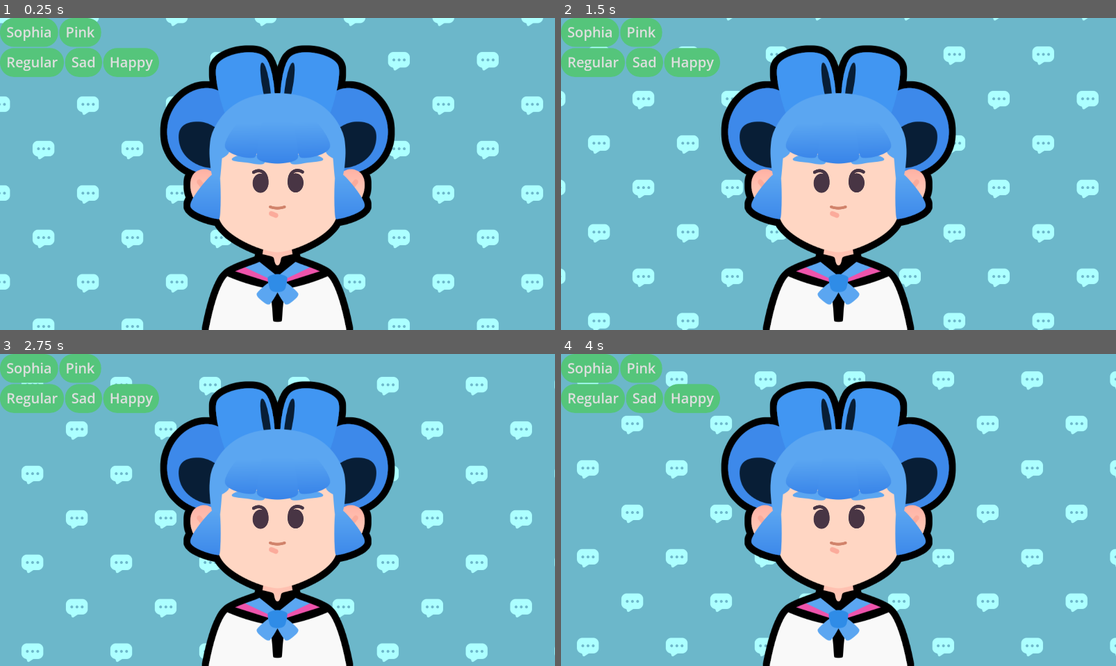
Above: before the commit, frames 1-4 (two rows, left to right).
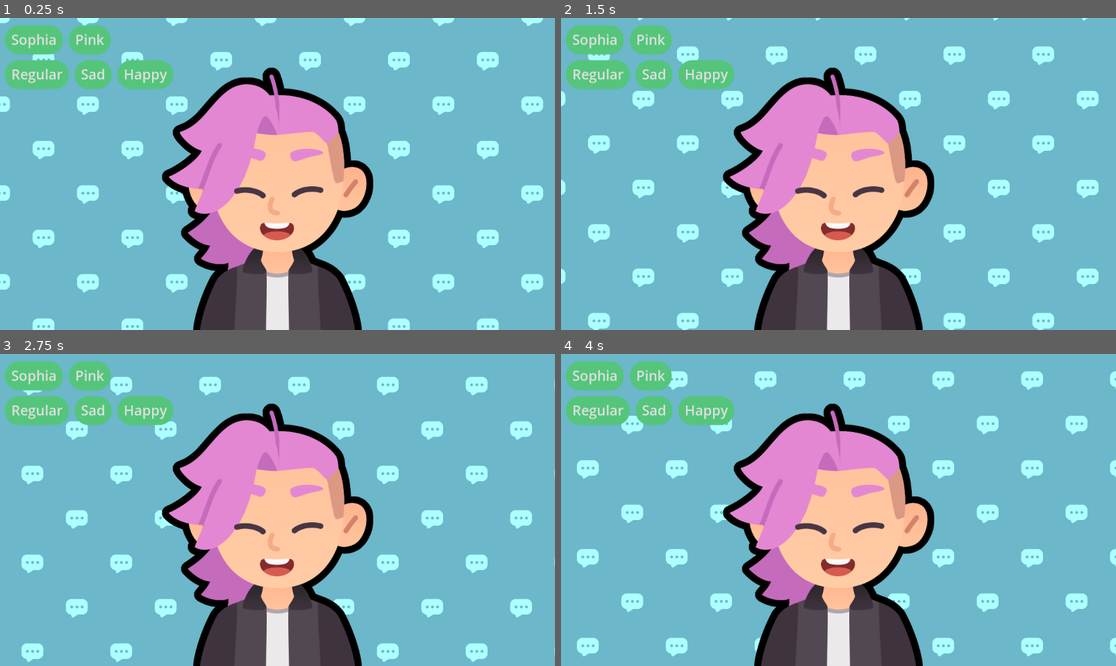
Above: after the commit, the same moments.

Repository: eddiespaget/M7-Telling-a-Story
Game: Godot game, scene res://lessons/expressions.tscn
The game is run twice, just before and just after one commit, with the same random seed, the same clock (stepped at 60 frames per second) and the same inputs. The project has no main scene, so this scene is started directly.
Inputs (mouse positions are in pixels of both pictures, inside the frame that each line leads up to):
- Up to frame 1 (0.25 s): no input
- Up to frame 2 (1.5 s): tap Enter at 0.5 s; move the mouse to (960, 158) at 0.52 s; hold D (move_right) 0.53-1.28 s; tap Z at 0.6, 1.35 s; click (960, 158) at 0.67 s; tap Space at 0.77 s; move the mouse to (727, 189) at 1.27 s; hold S (move_down) from 1.28 s (still down)
- Up to frame 3 (2.75 s): tap Space at 1.52 s; move the mouse to (333, 441) at 2.02 s; release S (move_down) at 2.03 s; hold D (move_right) from 2.03 s (still down); tap Z at 2.1 s
- Up to frame 4 (4 s): move the mouse to (810, 572) at 2.77 s; release D (move_right) at 2.78 s; hold W (move_up) 2.78-3.53 s; tap Z at 2.85, 3.6 s; click (810, 572) at 2.92 s; tap Space at 3.02, 3.77 s; move the mouse to (1005, 556) at 3.52 s; hold A (move_left) from 3.53 s (still down)

The runs differ from the first frame. In frame 1, 32% of the frame differs, in the area x 0-72%, y 0-100%; in frame 2, 32%; in frame 3, 32%; in frame 4, 32%.

Commit message:
M7L8 complete

Diff:
--- a/M07.telling_a_story_workbook/lessons/expressions.gd
+++ b/M07.telling_a_story_workbook/lessons/expressions.gd
@@ -1 +1,39 @@
 extends Control
+@onready var body: TextureRect = %Body
+@onready var expression: TextureRect = %Expression
+@onready var button_sophia: Button = %ButtonSophia
+@onready var button_pink: Button = %ButtonPink
+@onready var button_regular: Button = %ButtonRegular
+@onready var button_sad: Button = %ButtonSad
+@onready var button_happy: Button = %ButtonHappy
+
+var bodies := {
+	"sophia": preload("res://assets/sophia.png"),
+	"pink": preload("res://assets/pink.png")
+}
+
+var expressions := {
+"happy": preload("res://assets/emotion_happy.png"),
+"regular": preload("res://assets/emotion_regular.png"),
+"sad": preload("res://assets/emotion_sad.png"),
+}
+
+func _ready() -> void:
+	body.texture = bodies["pink"]
+	expression.texture = expressions["happy"]
+
+	button_sophia.pressed.connect(func() -> void:
+		body.texture = bodies["sophia"]
+	)
+	button_pink.pressed.connect(func() -> void:
+		body.texture = bodies["pink"]
+	)
+	button_regular.pressed.connect(func() -> void:
+		expression.texture = expressions["regular"]
+	)
+	button_sad.pressed.connect(func() -> void:
+		expression.texture = expressions["sad"]
+	)
+	button_happy.pressed.connect(func() -> void:
+		expression.texture = expressions["happy"]
+	)
--- a/M07.telling_a_story_workbook/lessons/expressions.tscn
+++ b/M07.telling_a_story_workbook/lessons/expressions.tscn
@@ -1,6 +1,7 @@
-[gd_scene load_steps=7 format=3 uid="uid://c5hks0yvn11s4"]
+[gd_scene load_steps=8 format=3 uid="uid://c5hks0yvn11s4"]
 
 [ext_resource type="Theme" uid="uid://drays61pfu7xc" path="res://lessons/main_theme.tres" id="1_offqj"]
+[ext_resource type="Script" uid="uid://057m1a3ct0n5" path="res://lessons/expressions.gd" id="2_uassf"]
 [ext_resource type="Shader" uid="uid://cs15e2hgd2lan" path="res://assets/sliding_background.gdshader" id="3_2l66d"]
 [ext_resource type="Texture2D" uid="uid://bnly1gkbxw6b5" path="res://assets/bubble_pattern.png" id="4_8poul"]
 [ext_resource type="Texture2D" uid="uid://copkt78vgp37i" path="res://assets/sophia.png" id="5_8k2r0"]
@@ -21,6 +22,7 @@
 grow_horizontal = 2
 grow_vertical = 2
 theme = ExtResource("1_offqj")
+script = ExtResource("2_uassf")
 
 [node name="Background" type="ColorRect" parent="."]
 material = SubResource("ShaderMaterial_rjqnu")
@@ -32,6 +34,7 @@
 grow_vertical = 2
 
 [node name="Body" type="TextureRect" parent="."]
+unique_name_in_owner = true
 layout_mode = 1
 anchors_preset = 15
 anchor_right = 1.0
@@ -43,6 +46,7 @@
 stretch_mode = 5
 
 [node name="Expression" type="TextureRect" parent="Body"]
+unique_name_in_owner = true
 layout_mode = 1
 anchors_preset = 15
 anchor_right = 1.0
@@ -51,21 +55,26 @@
 grow_vertical = 2
 texture = ExtResource("6_mv62c")
 expand_mode = 1
-stretch_mode = 3
+stretch_mode = 5
 
 [node name="VBoxContainer" type="VBoxContainer" parent="."]
 layout_mode = 0
-offset_right = 40.0
-offset_bottom = 40.0
+offset_left = 17.0
+offset_top = 26.0
+offset_right = 567.0
+offset_bottom = 230.0
+metadata/_edit_group_ = true
 
 [node name="HBoxContainer" type="HBoxContainer" parent="VBoxContainer"]
 layout_mode = 2
 
 [node name="ButtonSophia" type="Button" parent="VBoxContainer/HBoxContainer"]
+unique_name_in_owner = true
 layout_mode = 2
 text = "Sophia"
 
 [node name="ButtonPink" type="Button" parent="VBoxContainer/HBoxContainer"]
+unique_name_in_owner = true
 layout_mode = 2
 text = "Pink"
 
@@ -73,13 +82,16 @@
 layout_mode = 2
 
 [node name="ButtonRegular" type="Button" parent="VBoxContainer/HBoxContainer2"]
+unique_name_in_owner = true
 layout_mode = 2
 text = "Regular"
 
 [node name="ButtonSad" type="Button" parent="VBoxContainer/HBoxContainer2"]
+unique_name_in_owner = true
 layout_mode = 2
 text = "Sad"
 
 [node name="ButtonHappy" type="Button" parent="VBoxContainer/HBoxContainer2"]
+unique_name_in_owner = true
 layout_mode = 2
 text = "Happy"
--- a/M07.telling_a_story_workbook/lessons/main_theme.tres
+++ b/M07.telling_a_story_workbook/lessons/main_theme.tres
@@ -38,5 +38,7 @@
 Button/styles/hover = ExtResource("2_aaryr")
 Button/styles/normal = ExtResource("1_ulena")
 Button/styles/pressed = ExtResource("2_aaryr")
+HBoxContainer/constants/separation = 20
 RichTextLabel/colors/default_color = Color(0, 0, 0, 1)
 RichTextLabel/styles/normal = SubResource("StyleBoxFlat_ei3wx")
+VBoxContainer/constants/separation = 20
